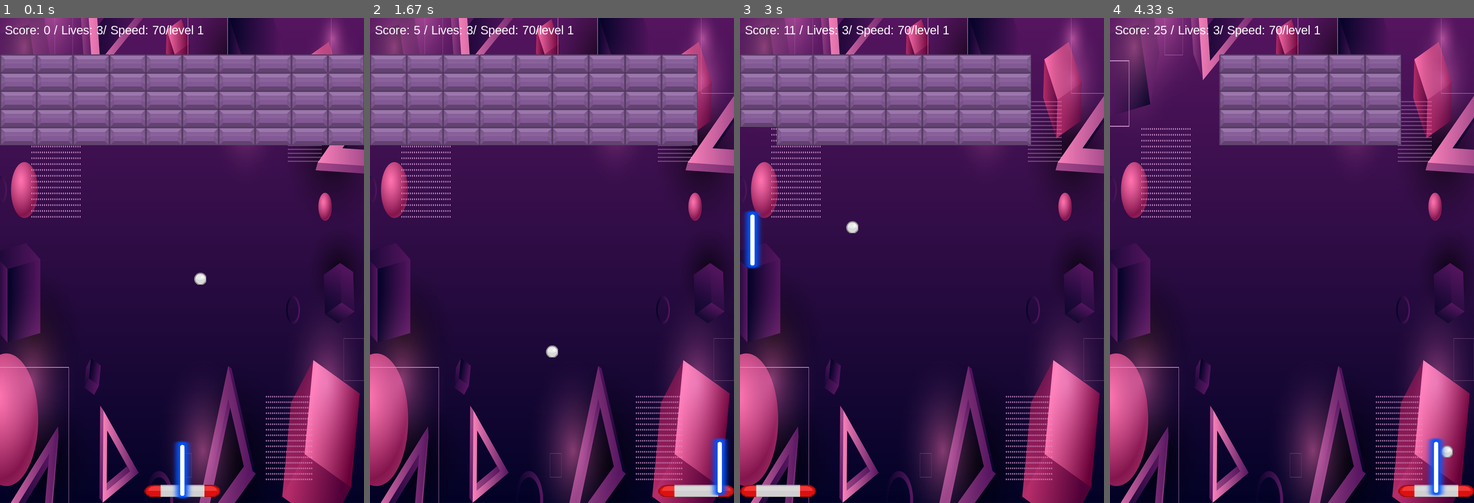
Above: before the commit, frames 1-4 (left to right).
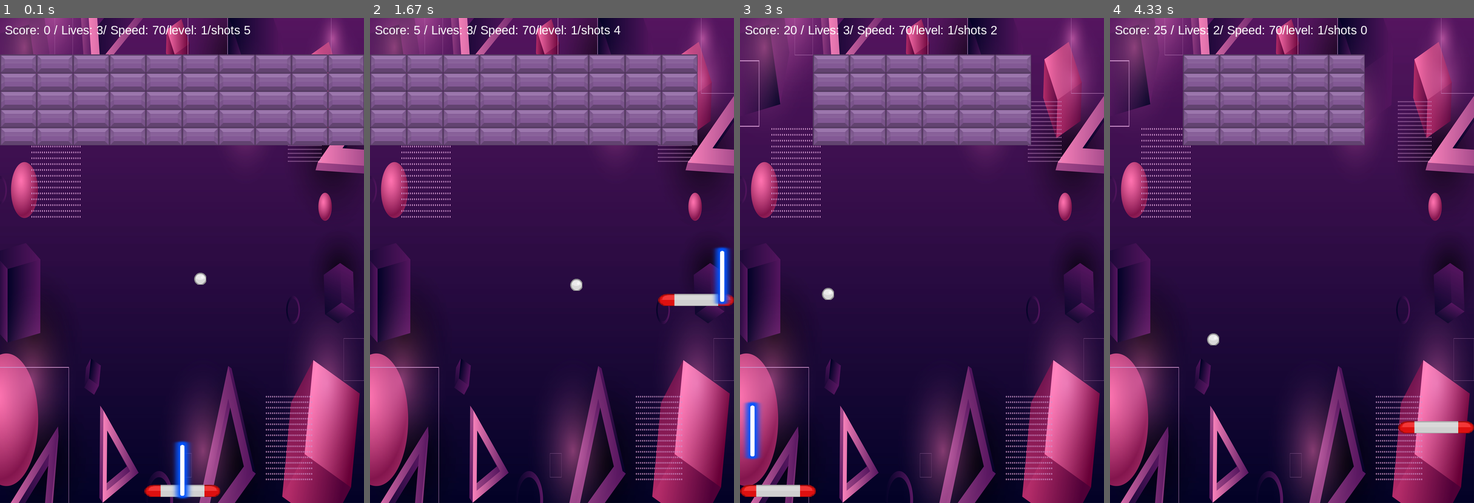
Above: after the commit, the same moments.

Repository: best-gamer5950/First-pygame
Game: pygame game, started from bricks and ball.py
The game is run twice, just before and just after one commit, with the same random seed, the same clock (stepped at 60 frames per second) and the same inputs.
Inputs:
- Up to frame 1 (0.1 s): no input
- Up to frame 2 (1.67 s): hold Right 0.33-0.8 s; hold Up 0.83-1.13 s; tap Space at 0.9, 1.23, 1.53 s; hold Right 1.17-1.63 s
- Up to frame 3 (3 s): hold Left 1.67-2.2 s; tap Space at 1.73, 2.03, 2.3, 2.63, 2.93 s; hold Down 2.23-2.53 s; hold Left 2.57-2.97 s
- Up to frame 4 (4.33 s): hold Up 3-3.37 s; tap Space at 3.07, 3.47, 3.77, 4.13 s; hold Right 3.4-4.03 s; hold Down from 4.07 s (still down)

The runs differ from the first frame. In frame 1, 0.1% of the frame differs, in the area x 53-69%, y 1-4%; in frame 2, 2.2%; in frame 3, 5.1%; in frame 4, 5.4%, in the area x 20-100%, y 1-99%.

Commit message:
Update bricks and ball.py

Diff:
--- a/bricks and ball.py
+++ b/bricks and ball.py
@@ -3,11 +3,12 @@
 pygame.init()
 
 #cheats/sound
-up_down = False
+up_down = True
 start_laser = False
-infinet_laser = True
+infinet_laser = False
 infinet_chest = False
 infinet_lives = False
+limited_laser = True
 
 music = False
 sound = False
@@ -17,6 +18,7 @@
 background_color = pygame.image.load(f"{background}_background.png")
 game_over = False
 level_win = False
+shots = 5
 infinet_chest_count = 20
 o = 0
 level = 1
@@ -235,7 +237,7 @@
 all_sprites.add(ball)
 paddle = Paddle()
 all_sprites.add(paddle)
-if start_laser or infinet_laser:
+if start_laser or infinet_laser or limited_laser:
     all_sprites.add(laser)
 if infinet_chest:
     box_group.add(box)
@@ -257,11 +259,17 @@
 while running:
     if infinet_chest:
         infinet_chest_count += 1
-    if infinet_laser:
-        if laser.rect.bottom <= screen_rect.top:
-            laser.rect.center = paddle.rect.center
-            laser.rect.bottom = paddle.rect.bottom
-            laser.laser_mover = True
+    if infinet_laser or limited_laser:
+        if infinet_laser or shots > 0:
+            if laser.rect.bottom <= screen_rect.top:
+                if shots == 1:
+                    shots -= 1
+                if not shots <= 1:
+                    laser.rect.center = paddle.rect.center
+                    laser.rect.bottom = paddle.rect.bottom
+                    laser.laser_mover = True
+                    if limited_laser:
+                        shots -= 1
 
     screen.blit(background_color,(0,0))
     clock.tick(FPS)
@@ -269,6 +277,8 @@
         if event.type == pygame.QUIT:
             running = False
     if level_win:
+        if limited_laser:
+            shots = 6
         if not infinet_chest:
             power_box = random.randint(1,4)
             if power_box == 1:
@@ -340,7 +350,10 @@
         ball.reset()
 
     all_sprites.draw(screen)
-    score_text = f"Score: {score} / Lives: {lives}/ Speed: {FPS}/level {level}"
+    if limited_laser:
+        score_text = f"Score: {score} / Lives: {lives}/ Speed: {FPS}/level: {level}/shots {shots}"
+    else:
+        score_text = f"Score: {score} / Lives: {lives}/ Speed: {FPS}/level {level}"
     draw_text(screen, score_text, (8, 8))
 
     pygame.display.flip()
